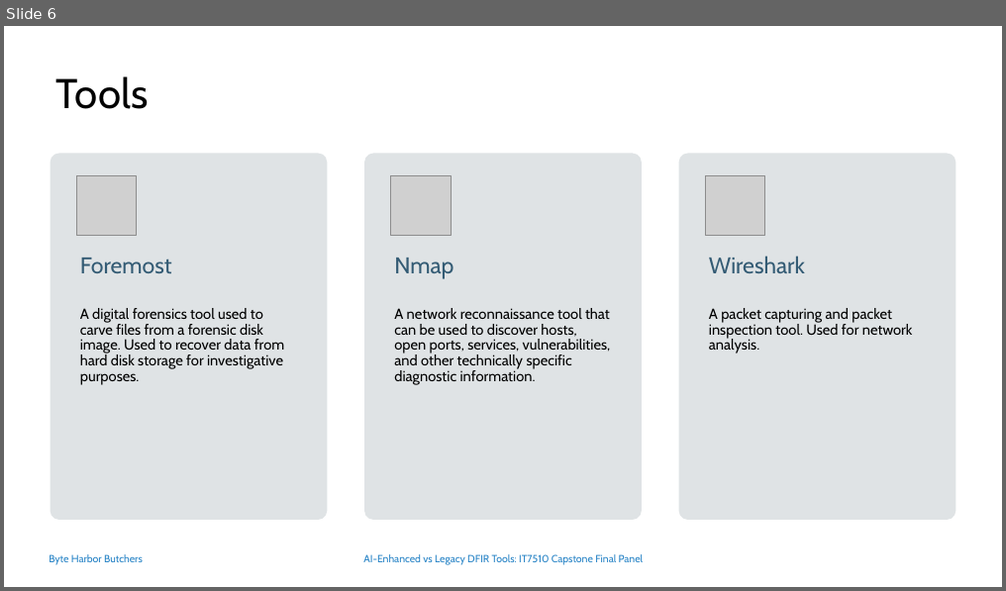
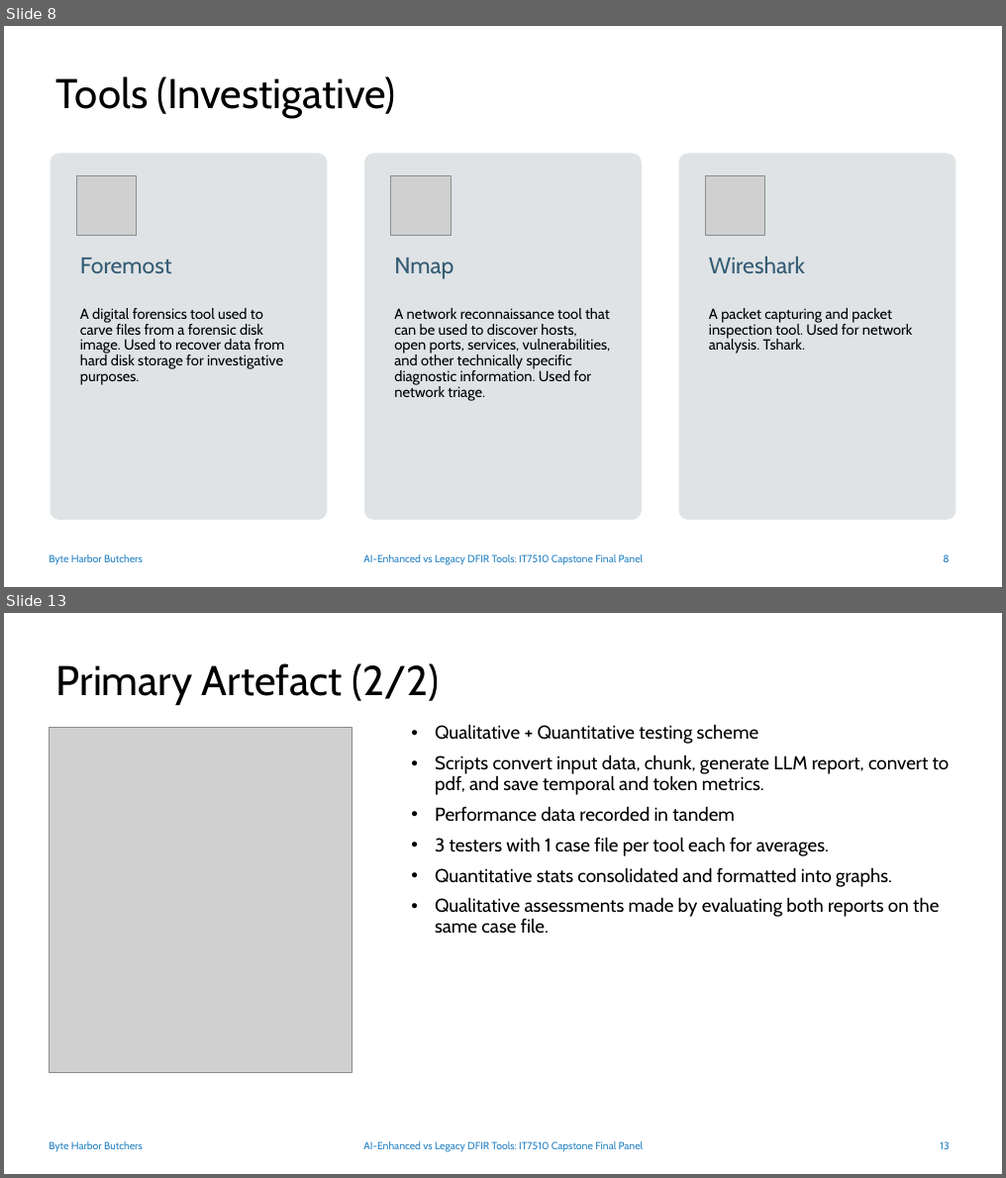
Before and after one commit to DavidSushames/BHB-Capstone, a slide deck: Academic Documents/Final Panel Presentation/Final Panel Slides 1.1 - DS.pptx. Shown one above the other, each under a label of ours: slide 6 before the commit, slides 8 and 13 after it; the slides between them are not shown. The pictures are 1006x591 and 1006x1178 pixels, drawn with LibreOffice and Linux fonts; fonts in the diff are those of the drawing; grey boxes stand for pictures; background and template pictures are left out. Boxes give left, top, right and bottom in pixels: in the first picture for what was removed or moved away, otherwise in the second. Text is boxed around its words. In the diff, an @@ line names an element or a change of style, - is before the commit and + after.

```diff
--- a/Academic Documents/Final Panel Presentation/Final Panel Slides 1.1 - DS.pptx
+++ b/Academic Documents/Final Panel Presentation/Final Panel Slides 1.1 - DS.pptx
@@ slide 13 added at [4, 613, 1002, 1174], background #FFFFFF; not listed: 2 template elements that a slide beside it also shows @@
@@ title added at [56, 663, 439, 705], 40 pt, text #000000 @@
+Primary Artefact (2/2)
@@ picture added at [49, 728, 352, 1073] @@
@@ text added at [435, 724, 949, 934], 18 pt, text #000000 @@
+• Qualitative + Quantitative testing scheme
+• Scripts convert input data, chunk, generate LLM report, convert to pdf, and save temporal and token metrics.
+• Performance data recorded in tandem
+• 3 testers with 1 case file per tool each for averages.
+• Quantitative stats consolidated and formatted into graphs.
+• Qualitative assessments made by evaluating both reports on the same case file.
@@ page number added at [940, 1142, 948, 1150], 10 pt, text #2683C6 @@
+13
@@ what was slide 6 is now slide 8 @@
@@ slide 8 changed as well @@
@@ title at [56, 76, 396, 118]: text changed @@
-Tools
+Tools (Investigative)
@@ text at [394, 308, 611, 401]: text changed @@
-A network reconnaissance tool that can be used to discover hosts, open ports, services, vulnerabilities, and other technically specific diagnostic information.
+A network reconnaissance tool that can be used to discover hosts, open ports, services, vulnerabilities, and other technically specific diagnostic information. Used for network triage.
@@ text at [709, 308, 913, 354]: text changed @@
-A packet capturing and packet inspection tool. Used for network analysis.
+A packet capturing and packet inspection tool. Used for network analysis. Tshark.
@@ page number added at [943, 555, 948, 563], 10 pt, text #2683C6 @@
+8
```
Also in this commit, not shown: 5 other slides changed, 15 other slides added, 9 slides removed, 2 other files.
